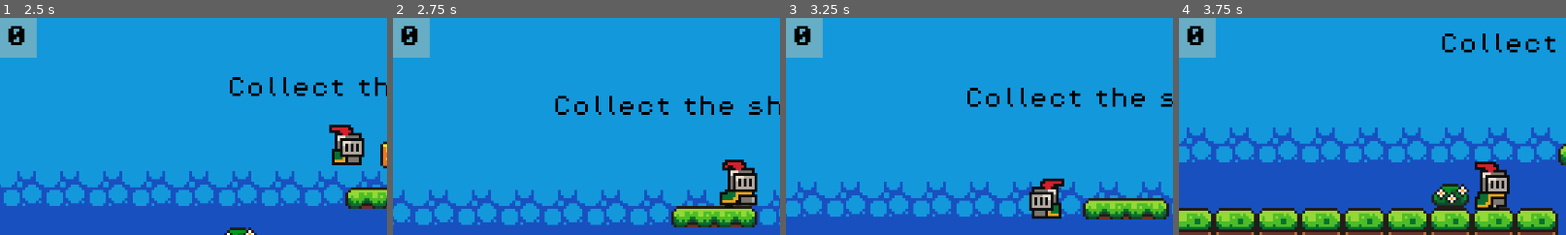
Above: before the commit, frames 1-4 (left to right).
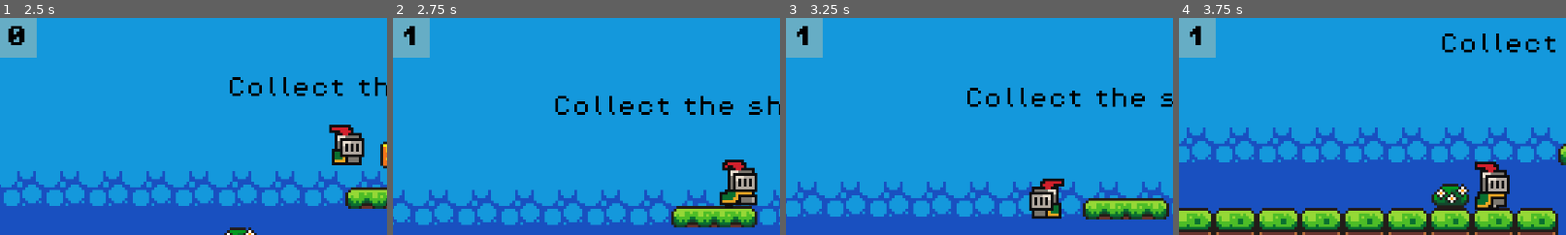
Above: after the commit, the same moments.

Repository: CrimsonCloak/KnightGuy
Game: Godot game, scene res://Scenes/menu.tscn
Same seed, same stepped clock (60 frames per second), same inputs: the game is played once before the commit and once after it.
Inputs:
- Up to frame 1 (2.5 s): click "Start" at 0.5 s; hold Shift (Sprint) 1.28-2.03 s; hold D (Move_right) from 1.28 s (still down); tap Up (Jump) at 1.52, 2.27 s; tap Shift (Sprint) at 2.1 s
- Up to frame 2 (2.75 s): keep holding D (Move_right)
- Up to frame 3 (3.25 s): release D (Move_right) at 2.78 s; hold Left (Move_left) from 2.78 s (still down); hold Shift (Sprint) from 2.78 s (still down)
- Up to frame 4 (3.75 s): release Left (Move_left) at 3.53 s; release Shift (Sprint) at 3.53 s; hold D (Move_right) from 3.53 s (still down); tap Shift (Sprint) at 3.6 s
The pictures show only the part of the screen within x 12-62%, y 6-56%; the shares and areas given below are measured in that part.

Frame 1 is identical in both runs. In frame 2, 0.3% of the frame differs, in the area x 2-7%, y 3-13%; in frame 3, 0.3%; in frame 4, 0.3%.
Error before the commit: Invalid call. Nonexistent function 'update_coin_count' in base 'CanvasLayer'. (res://Scripts/game_manager.gd:9)

Commit message:
Moved script bis

Diff:
--- a/Scenes/coin_counter.tscn
+++ b/Scenes/coin_counter.tscn
@@ -1,6 +1,6 @@
 [gd_scene load_steps=4 format=3 uid="uid://tajq3b7vkk83"]
 
-[ext_resource type="Script" path="res://Scenes/CoinLayer.gd" id="1_waht3"]
+[ext_resource type="Script" path="res://Scripts/CoinLayer.gd" id="1_vre6w"]
 [ext_resource type="Texture2D" uid="uid://cgr43u7qmeenp" path="res://Assets/images/Coin_image.png" id="2_2ne11"]
 [ext_resource type="FontFile" uid="uid://daox0tyfta2al" path="res://Assets/fonts/PixelOperator8-Bold.ttf" id="3_44dsq"]
 
@@ -9,7 +9,7 @@
 [node name="UICanvasLayer" type="CanvasLayer" parent="."]
 offset = Vector2(40, 40)
 transform = Transform2D(1, 0, 0, 1, 40, 40)
-script = ExtResource("1_waht3")
+script = ExtResource("1_vre6w")
 
 [node name="MarginContainer" type="MarginContainer" parent="UICanvasLayer"]
 offset_right = 150.0
